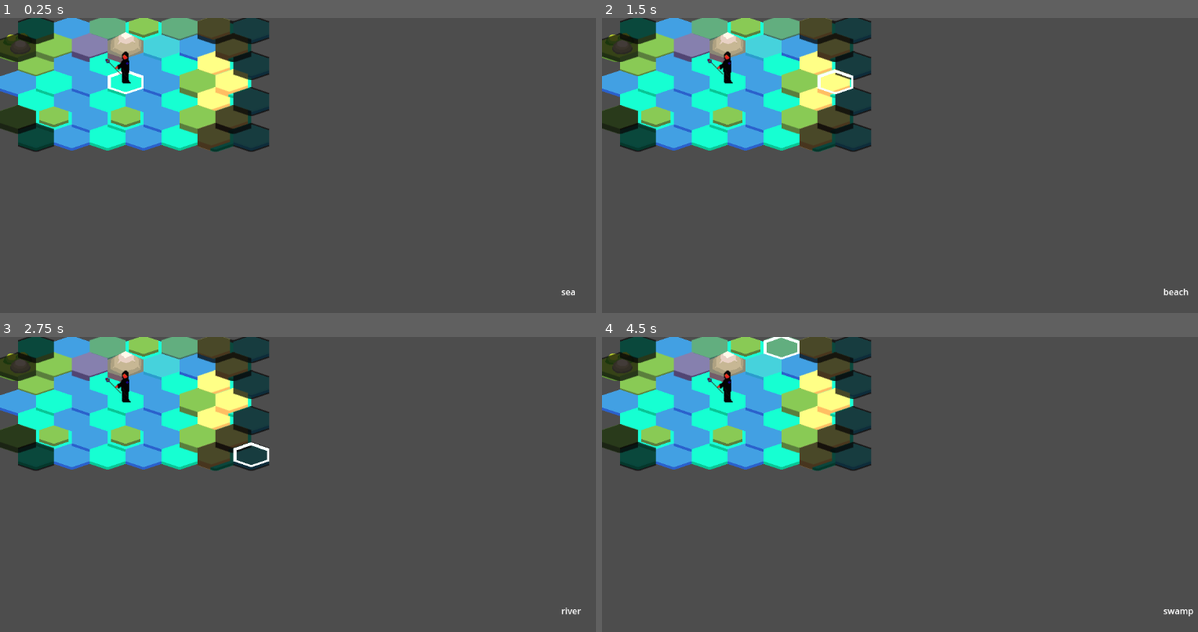
Above: before the commit, frames 1-4 (two rows, left to right).
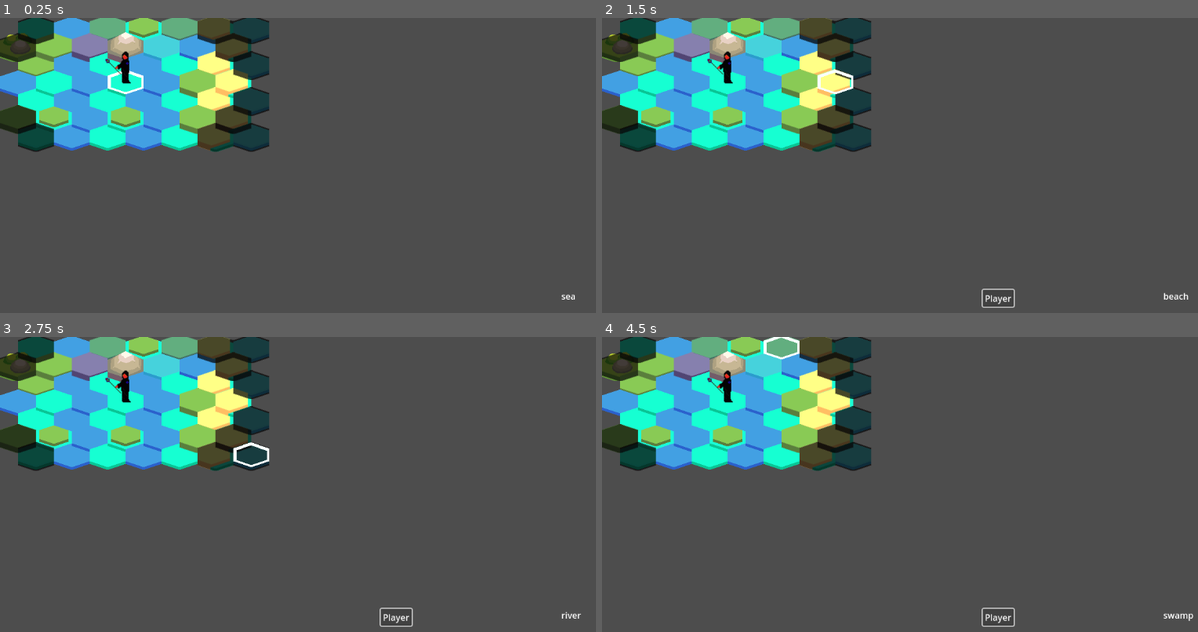
Above: after the commit, the same moments.

Repository: ahhnevermore/mixorcerers
Game: Godot game, scene res://scenes/game.tscn
The game is run twice, just before and just after one commit, with the same random seed, the same clock (stepped at 60 frames per second) and the same inputs.
Inputs (mouse positions are in pixels of both pictures, inside the frame that each line leads up to):
- Up to frame 1 (0.25 s): no input
- Up to frame 2 (1.5 s): tap Enter at 0.5 s; hold Right (cursor_right) 0.53-1.25 s; tap Space (select_confirm) at 0.6 s; click (995, 298) at 1.25 s, where only the run after the commit has a clickable "Player"
- Up to frame 3 (2.75 s): tap Space (select_confirm) at 2, 2.1 s; hold Down (cursor_down) from 2.03 s (still down)
- Up to frame 4 (4.5 s): tap Space (select_confirm) at 2.75, 2.85, 3.5, 3.6, 4.35 s; release Down (cursor_down) at 2.78 s; hold Right (cursor_right) 2.78-3.53 s; hold Up (cursor_up) 3.53-4.28 s; hold Left (cursor_left) from 4.28 s (still down)

The runs differ from the first frame. In frame 1, less than 0.1% of the frame differs, in the area x 94-97%, y 92-96%; in frame 2, 0.2%; in frame 3, 0.2%; in frame 4, 0.3%, in the area x 63-100%, y 91-99%.

Commit message:
initial button commits

Diff:
--- a/scenes/HUD.tscn
+++ b/scenes/HUD.tscn
@@ -9,6 +9,7 @@
 anchor_right = 1.0
 anchor_bottom = 1.0
 offset_top = -148.0
+offset_bottom = 1.0
 grow_horizontal = 2
 grow_vertical = 0
 script = ExtResource("1_rwrww")
@@ -20,7 +21,20 @@
 anchor_right = 1.0
 anchor_bottom = 1.0
 offset_left = -120.0
-offset_top = -8.0
-offset_bottom = -8.0
 grow_horizontal = 0
 grow_vertical = 2
+
+[node name="Commands" type="GridContainer" parent="."]
+layout_mode = 1
+anchors_preset = 8
+anchor_left = 0.5
+anchor_top = 0.5
+anchor_right = 0.5
+anchor_bottom = 0.5
+offset_left = 124.0
+offset_top = -74.5
+offset_right = 456.0
+offset_bottom = 74.5
+grow_horizontal = 2
+grow_vertical = 2
+columns = 6
--- a/scenes/game.tscn
+++ b/scenes/game.tscn
@@ -27,7 +27,7 @@
 layer_4/z_index = 0
 layer_4/tile_data = PackedInt32Array()
 
-[node name="Player1" parent="." instance=ExtResource("3_v37nu")]
+[node name="Player" parent="." instance=ExtResource("3_v37nu")]
 script = ExtResource("4_bgv5q")
 
 [node name="Cursor" parent="." instance=ExtResource("5_agag1")]
--- a/scripts/HUD.gd
+++ b/scripts/HUD.gd
@@ -15,3 +15,9 @@
 func terrain_display(terrain):
 	$Terrain.text = terrain
 	$Terrain.show()
+
+func menu_display(list):
+	for obj in list:
+		var button = Button.new()
+		button.text = obj.name
+		$Commands.add_child(button)
--- a/scripts/game.gd
+++ b/scripts/game.gd
@@ -1,5 +1,4 @@
 extends Node
-
 
 var replay = false
 var mode = []
@@ -8,7 +7,7 @@
 func _ready():
 	select_scene = load("res://scenes/select_mode.tscn")
 	$Map.gen_map()
-	$Player1.display_vision()
+	$Player.display_vision()
 	#$Player1.display_move_grid()
 	_on_cursor_changed()
 
@@ -21,7 +20,7 @@
 		print("clicked")
 		mode.append("select")
 		var select_mode = select_scene.instantiate()
-		select_mode.setup(self,$Map,$Cursor)
+		select_mode.setup(self,$Map,$Cursor,$HUD)
 		add_child(select_mode)
 
 
--- a/scripts/player.gd
+++ b/scripts/player.gd
@@ -12,6 +12,7 @@
 	Map=get_parent().get_node("Map")
 	position= Map.map_to_local(Map.map_file["player1_start_position"])
 	allies.push_back(self)
+	print(name)
 
 
 # Called every frame. 'delta' is the elapsed time since the previous frame.
--- a/scripts/select_mode.gd
+++ b/scripts/select_mode.gd
@@ -3,6 +3,8 @@
 var Game
 var Map
 var Cursor
+var HUD
+var freeze_process = false
 # Called when the node enters the scene tree for the first time.
 func _ready():
 	print("ready")
@@ -10,14 +12,17 @@
 
 # Called every frame. 'delta' is the elapsed time since the previous frame.
 func _process(_delta):
-	if Cursor.get_overlapping_areas():
-		print("proceed further")
-	else:
-		Game.mode.pop_back()
-		print(Game.mode)
-		queue_free()
+	if not freeze_process:
+		if Cursor.get_overlapping_areas():
+			freeze_process = true
+			HUD.menu_display(Cursor.get_overlapping_areas())
+		else:
+			Game.mode.pop_back()
+			print(Game.mode)
+			queue_free()
 
-func setup(game,map,cursor):
+func setup(game,map,cursor,hud):
 	Game = game
 	Map = map
 	Cursor = cursor
+	HUD = hud
